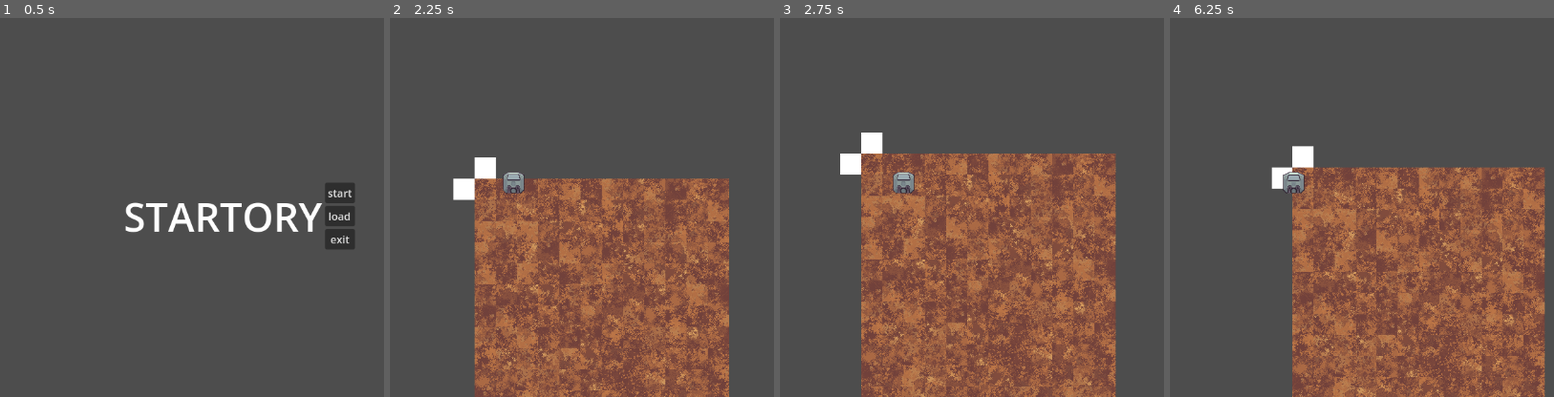
Above: before the commit, frames 1-4 (left to right).
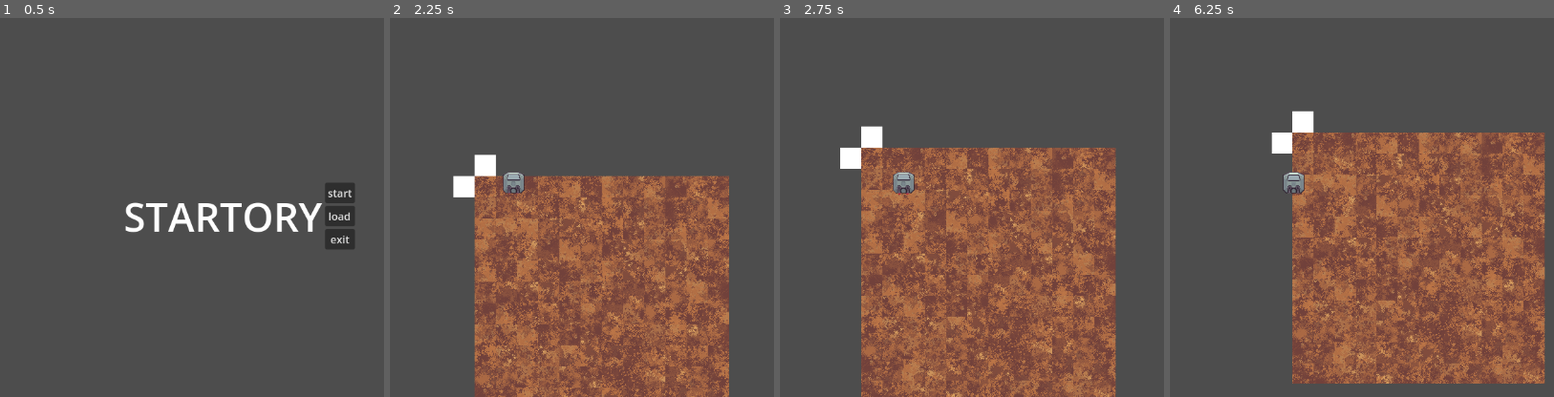
Above: after the commit, the same moments.

Repository: DennisFan11/Startory
Game: Godot game, scene res://main_ctrl.tscn
Two runs of this game, one before a commit and one after it. Both use one fixed random seed, a clock stepped at 60 frames per second and the inputs below.
Inputs (mouse positions are in pixels of both pictures, inside the frame that each line leads up to):
- Up to frame 1 (0.5 s): no input
- Up to frame 2 (2.25 s): click "start" at 0.5 s; tap Enter at 1.25 s; move the mouse to (681, 162) at 1.27 s; hold D (right) 1.28-2.03 s; hold Right mouse button (aim) 1.28-2.03 s; move the mouse to (outside the picture) at 2.02 s; hold S (down) from 2.03 s (still down); tap Shift (shift) at 2.1 s
- Up to frame 3 (2.75 s): keep holding S (down)
- Up to frame 4 (6.25 s): move the mouse to (1369, 90) at 2.77 s; release S (down) at 2.78 s; press the mouse at (1369, 90) at 2.78 s; hold D (right) 2.78-3.53 s; move the mouse to (1254, 268) at 3.52 s; release the mouse at (1254, 268) at 3.53 s; hold W (up) 3.53-4.28 s; tap Mouse wheel up (zoom_in) at 3.6 s; move the mouse to (1523, 245) at 4.27 s; hold A (left) 4.28-5.78 s; tap Mouse wheel down (zoom_out) at 4.35 s; move the mouse to (outside the picture) at 5.02 s; right-click (outside the picture) at 5.1 s; move the mouse to (1331, 180) at 5.77 s; hold S (down) from 5.78 s (still down); hold Shift (shift) from 5.78 s (still down)

Frame 1 is identical in both runs. In frame 2, 13% of the frame differs, in the area x 16-89%, y 36-100%; in frame 3, 18%; in frame 4, 27%, in the area x 26-98%, y 24-100%.

Commit message:
frame5

Diff:
--- a/global.gd
+++ b/global.gd
@@ -6,8 +6,9 @@
 
 
 var speed:float = 3 #每幀pix
+var run_speed:float = 18
 var max_speed:float = 100
-var max_run_speed:float = 160
+var max_run_speed:float = 300
 var player_position:Vector2 = Vector2.ZERO
 var move_vector:Vector2 = Vector2.ZERO
 var running:bool = false
--- a/scenes/player_body/foot.tscn
+++ b/scenes/player_body/foot.tscn
@@ -27,7 +27,6 @@
 
 [node name="blood_meat" parent="." instance=ExtResource("2_pxnim")]
 show_behind_parent = true
-position = Vector2(3.25, 0)
 points = PackedVector2Array(0.730317, -0.380274, 2.08022, 2.07351, 2.51383, 5.56051, 2.46174, 9.70414, 2.24228, 14.029, …(249 unchanged characters)…
 width = 8.0
 width_curve = SubResource("Curve_ro34f")
--- a/scenes/player_body/player_body.gd
+++ b/scenes/player_body/player_body.gd
@@ -1,19 +1,35 @@
 extends Node2D
 
-
+var lfire:Vector2
+var Rfire:Vector2
 # Called when the node enters the scene tree for the first time.
 func _ready():
 	$body.position = Global.player_position
 	$body.linear_damp = Global.damp
+	lfire=$body/fire.points[1]
+	Rfire=$body/fire2.points[1]
+
+
+func _process(delta):
+	var fire_move = $"body".linear_velocity/20
+	var rand = float(randi_range(0,50))/100
+	$body/fire.points[1]=lfire + lfire*rand + fire_move.rotated(PI)*1
+	$body/fire2.points[1]=Rfire + Rfire*rand + fire_move.rotated(PI)*1
+
 
 func _physics_process(delta):
 	var max
+	var speed
 	if Global.running == true:
 		max = Global.max_run_speed
+		speed = Global.run_speed
 	else:
 		max = Global.max_speed
-	var vec = Global.move_vector * (Global.speed + Global.damp)
+		speed = Global.speed
 
+
+	var vec = Global.move_vector * (speed + Global.damp)
+	print($body.linear_velocity)
 	if ($body.linear_velocity + vec).length() <= max:
 		$body.apply_central_impulse(vec)
 
--- a/scenes/player_body/player_body.tscn
+++ b/scenes/player_body/player_body.tscn
@@ -1,7 +1,8 @@
-[gd_scene load_steps=4 format=3 uid="uid://bau7larbfgj5"]
+[gd_scene load_steps=5 format=3 uid="uid://bau7larbfgj5"]
 
 [ext_resource type="Script" path="res://scenes/player_body/player_body.gd" id="1_vl6mk"]
 [ext_resource type="Texture2D" uid="uid://dt2y3dlr6pylr" path="res://asset_lib/sprites/suit01.png" id="2_6equy"]
+[ext_resource type="Texture2D" uid="uid://myegwtf20ut1" path="res://asset_lib/sprites/fire.png" id="2_iqdvg"]
 
 [sub_resource type="CircleShape2D" id="CircleShape2D_ueqfl"]
 radius = 16.0
@@ -11,10 +12,25 @@
 
 [node name="body" type="RigidBody2D" parent="."]
 
+[node name="fire" type="Line2D" parent="body"]
+position = Vector2(-6, 14)
+points = PackedVector2Array(0, 0, 0, 6)
+width = 5.0
+texture = ExtResource("2_iqdvg")
+texture_mode = 2
+
+[node name="fire2" type="Line2D" parent="body"]
+position = Vector2(6, 14)
+points = PackedVector2Array(0, 0, 0, 6)
+width = 5.0
+texture = ExtResource("2_iqdvg")
+texture_mode = 2
+
 [node name="sprite" type="Sprite2D" parent="body"]
 position = Vector2(4.76837e-07, 4.76837e-07)
 scale = Vector2(0.5, 0.5)
 texture = ExtResource("2_6equy")
 
 [node name="CollisionShape2D" type="CollisionShape2D" parent="body"]
+visible = false
 shape = SubResource("CircleShape2D_ueqfl")
Binary file added: asset_lib/sprites/fire.png
Not shown, added: asset_lib/sprites/fire.png.import
